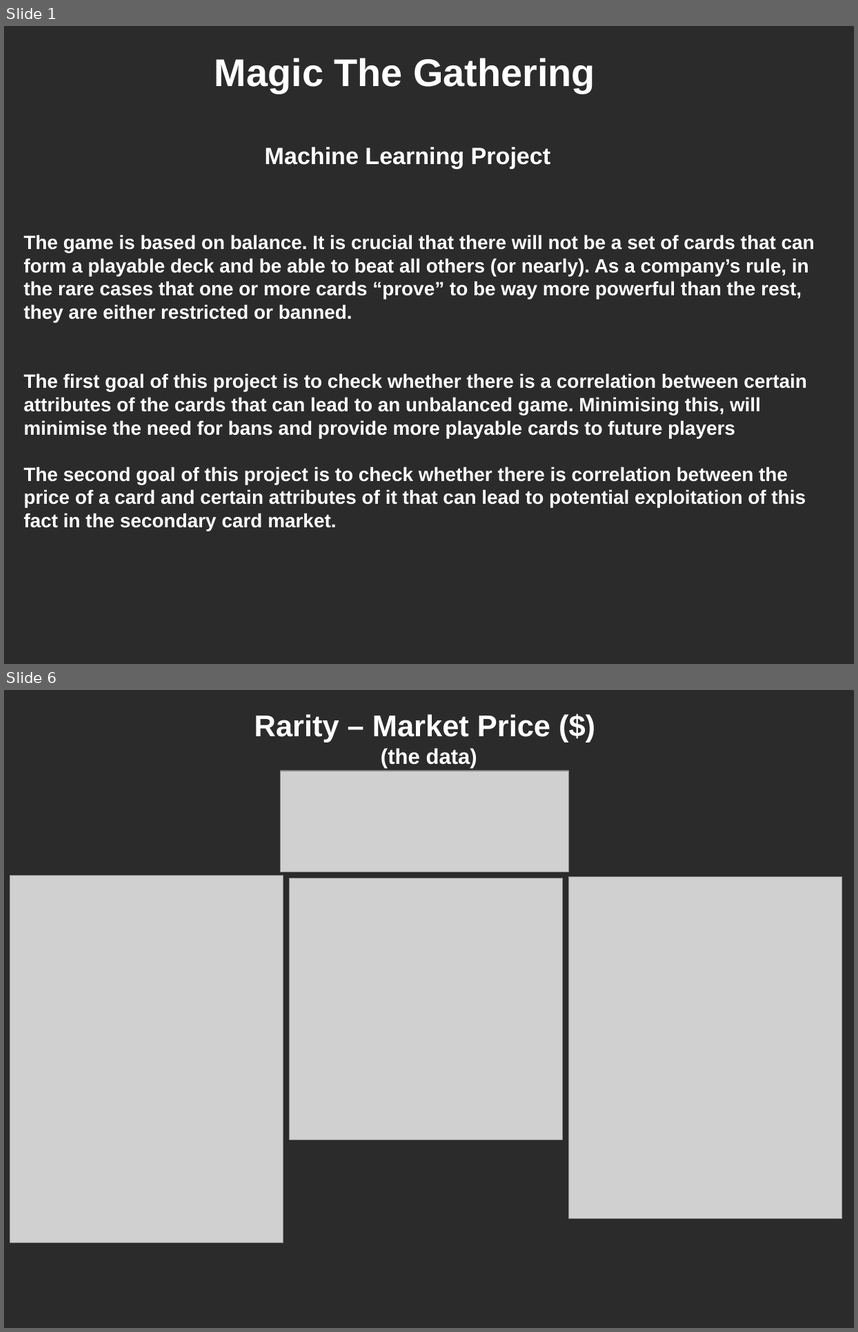
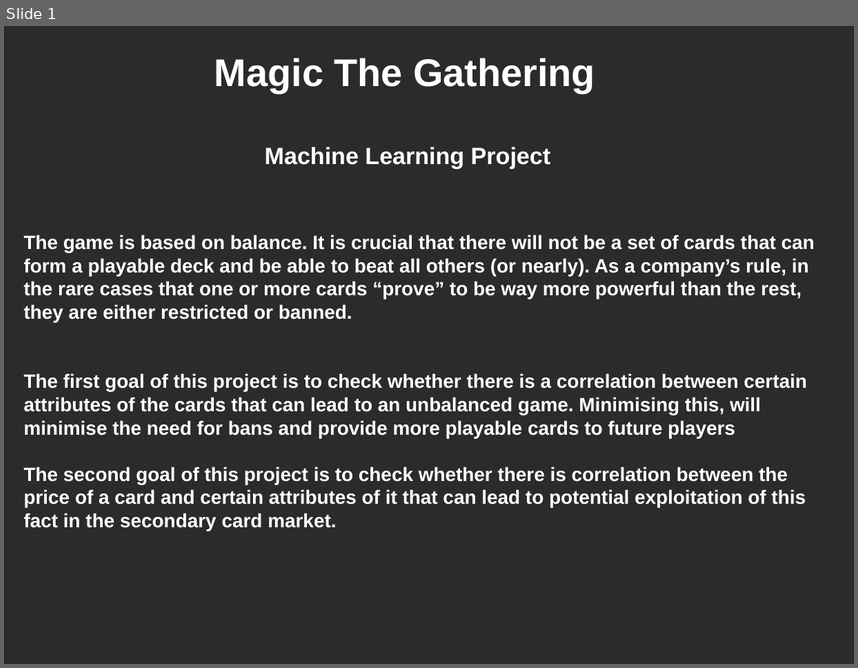
Before and after one commit to Spiros07/mtg_ml_models, a slide deck: presentation.odp. Shown one above the other, each under a label of ours: slides 1 and 6 before the commit, slide 1 after it; the slides between them are not shown. The pictures are 858x1332 and 858x668 pixels, drawn with LibreOffice and Linux fonts; fonts in the diff are those of the drawing; grey boxes stand for pictures; background and template pictures are left out; a plain dark background stands for a picture behind light text. Boxes give left, top, right and bottom in pixels: in the first picture for what was removed or moved away, otherwise in the second. Text is boxed around its words. In the diff, an @@ line names an element or a change of style, - is before the commit and + after.

```diff
--- a/presentation.odp
+++ b/presentation.odp
@@ slide 6 removed at bbox=[4, 690, 854, 1328], background picture (left out) @@
@@ text removed at bbox=[254, 714, 550, 768] @@
-Rarity – Market Price ($)
-(the data)
@@ picture removed at bbox=[280, 771, 568, 872] @@
@@ picture removed at bbox=[10, 875, 283, 1242] @@
@@ picture removed at bbox=[290, 878, 562, 1140] @@
@@ picture removed at bbox=[568, 877, 842, 1219] @@
```
Also in this commit, not shown: 4 slides changed, 2 slides added, 1 other slide removed, 2 other files.
